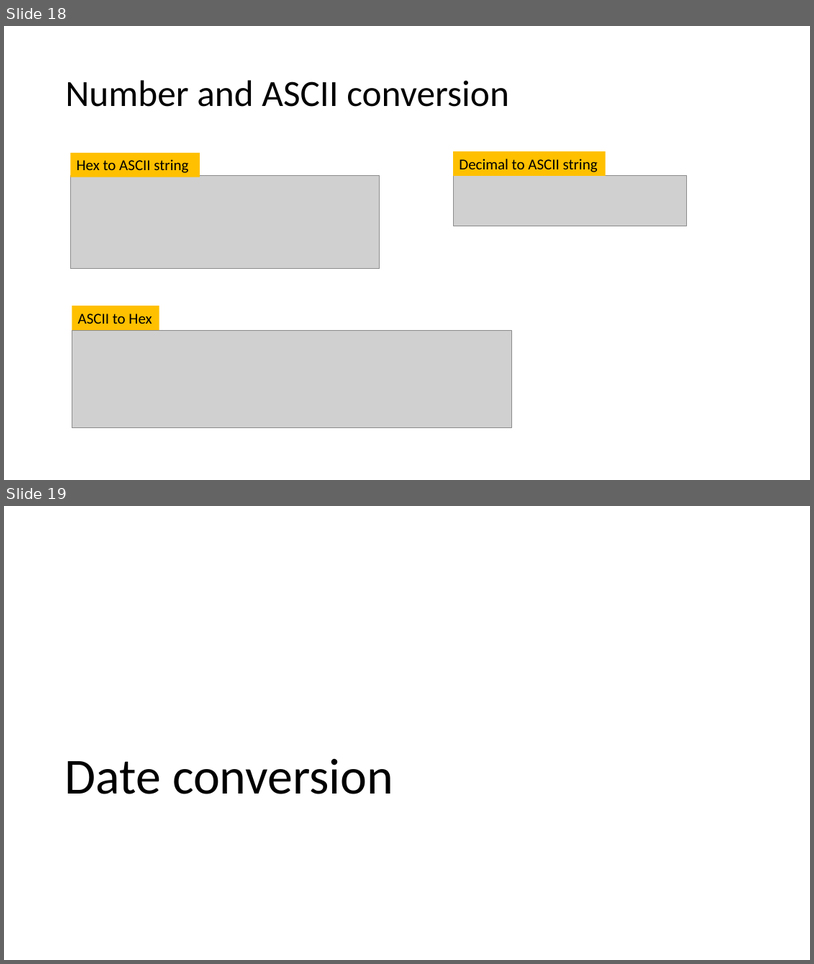
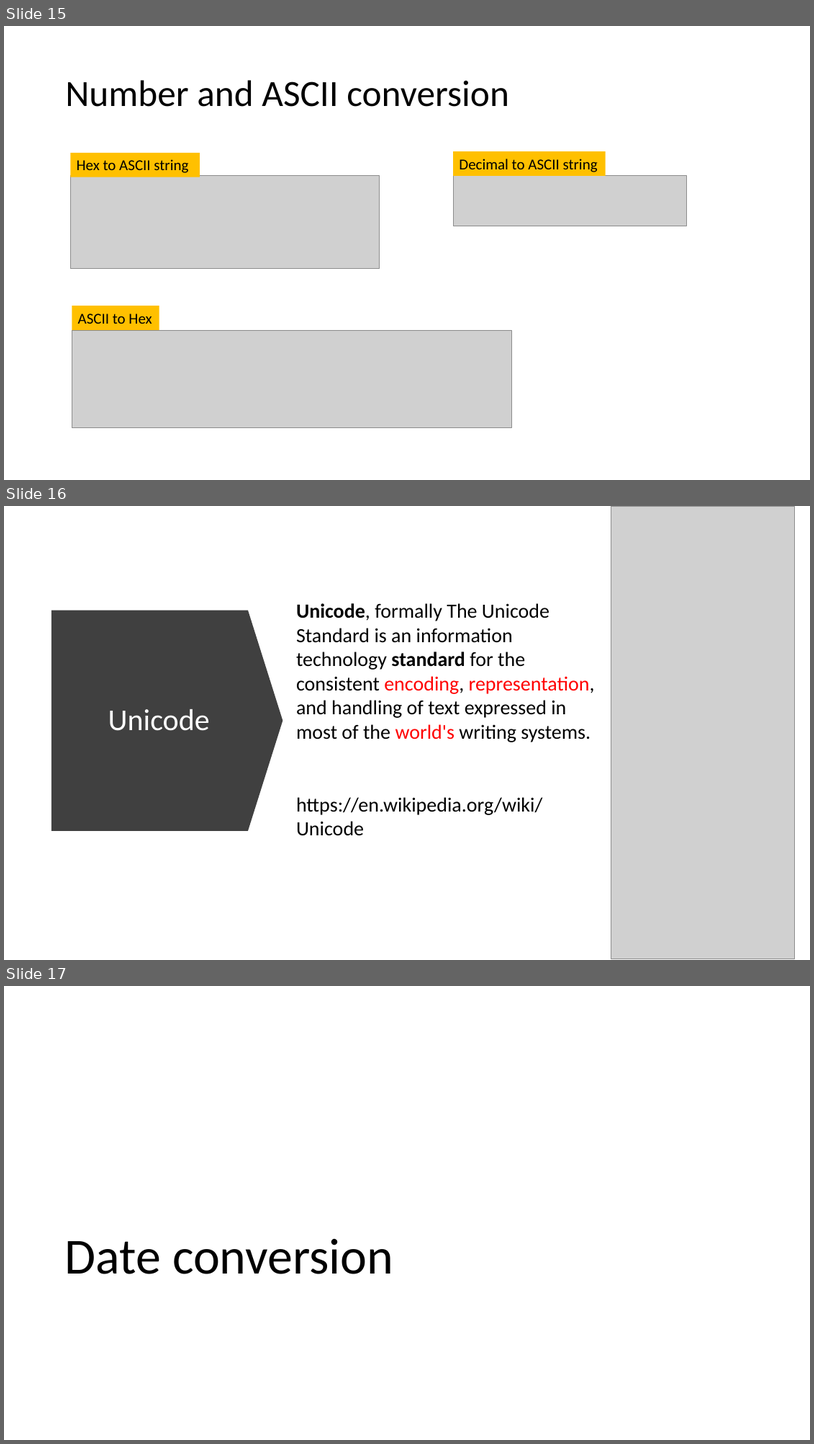
Before and after one commit to frankwxu/digital-forensics-lab, a slide deck: Basic_Computer_Skills_for_Forensics/0_Number_Systems.pptx. Shown one above the other, each under a label of ours: slides 18 and 19 before the commit, slides 15, 16 and 17 after it. The pictures are 814x964 and 814x1444 pixels, drawn with LibreOffice and Linux fonts; fonts in the diff are those of the drawing; grey boxes stand for pictures; background and template pictures are left out. Boxes give left, top, right and bottom in pixels: in the first picture for what was removed or moved away, otherwise in the second. Text is boxed around its words. In the diff, an @@ line names an element or a change of style, - is before the commit and + after.

```diff
--- a/Basic_Computer_Skills_for_Forensics/0_Number_Systems.pptx
+++ b/Basic_Computer_Skills_for_Forensics/0_Number_Systems.pptx
@@ slide 16 added at [4, 506, 810, 960], background #FFFFFF @@
@@ picture added at [612, 506, 795, 958] @@
@@ down arrow added at [52, 610, 283, 831], fill #404040 @@
@@ text added at [296, 603, 595, 836], 24 pt, text #000000 @@
+Unicode, formally The Unicode Standard is an information technology standard for the consistent encoding, representation, and handling of text expressed in most of the world's writing systems.
+https://en.wikipedia.org/wiki/Unicode
@@ title added at [108, 709, 210, 731], 36 pt, text #FFFFFF @@
+Unicode
@@ what was slide 18 is now slide 15 @@
@@ what was slide 19 is now slide 17 @@
```
Also in this commit, not shown: 7 slides changed, 1 other slide added, 1 slide removed, 8 other files.
